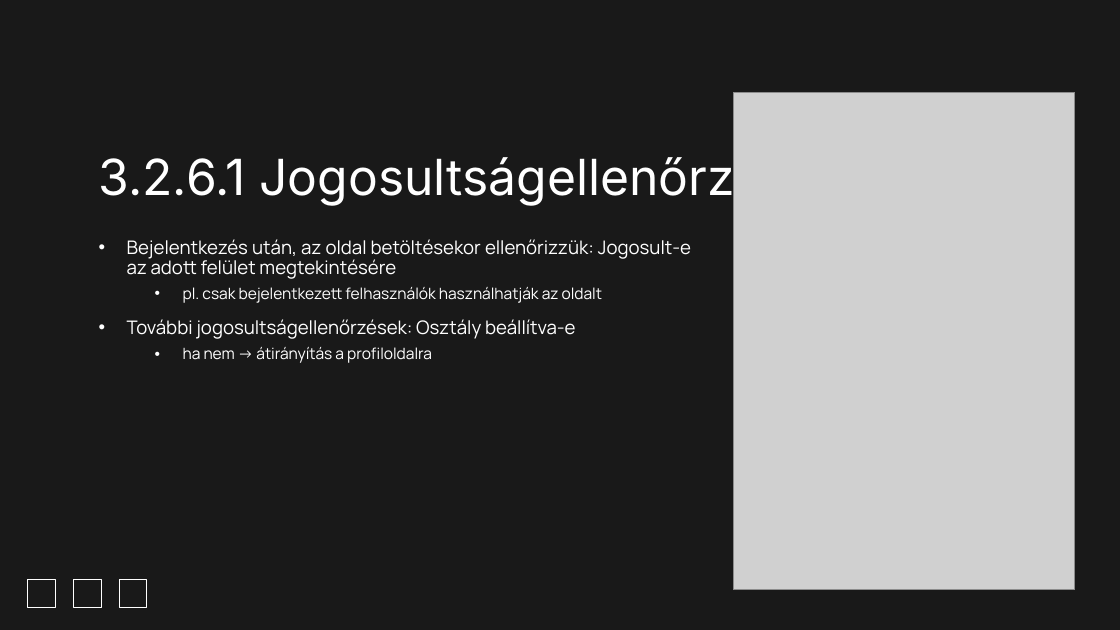
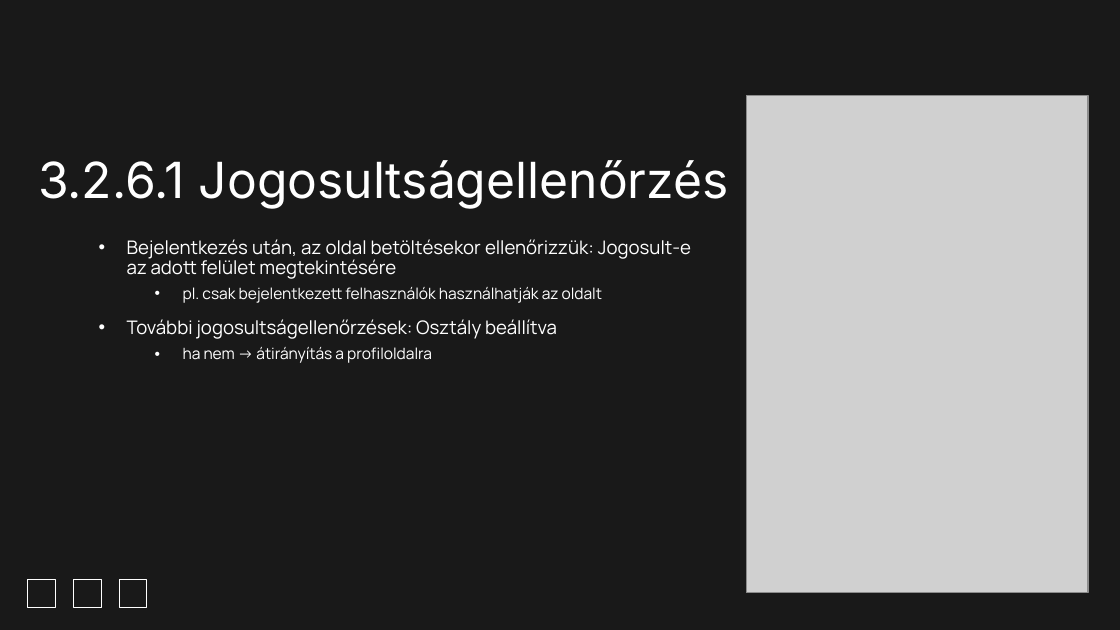
Before and after one commit to Dominik488/ViszgaRemek, a slide deck: slide 56 of documentation 2.pptx. Drawn at 1120x630 pixels with LibreOffice and Linux fonts; fonts in the diff are those of the drawing; grey boxes stand for pictures; background and template pictures are left out. Boxes give left, top, right and bottom in pixels: in the first picture for what was removed or moved away, otherwise in the second. Text is boxed around its words. In the diff, an @@ line names an element or a change of style, - is before the commit and + after.

```diff
--- a/documentation 2.pptx
+++ b/documentation 2.pptx
@@ title "3.2.6.1 Jogosultságellenőrzés": place and size @@
-title "3.2.6.1 Jogosultságellenőrzés" at bbox=[99, 154, 790, 206]
+title "3.2.6.1 Jogosultságellenőrzés" at bbox=[38, 160, 729, 209]
@@ picture: place and size @@
-picture at bbox=[734, 92, 1075, 589]
+picture at bbox=[747, 95, 1089, 592]
@@ subtitle at bbox=[127, 319, 557, 339]: text changed @@
-• További jogosultságellenőrzések: Osztály beállítva-e
+• További jogosultságellenőrzések: Osztály beállítva
```
Also in this commit, not shown: 12 other slides changed, 1 slide removed.
